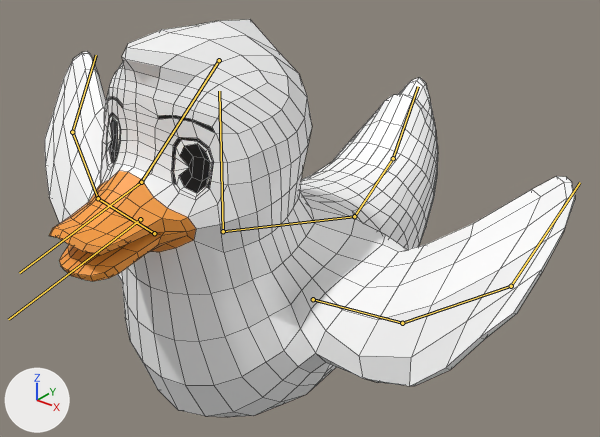
One commit to the FBX model QuackingAwesome/Assets/Animals/Duck.fbx: the scene before it, then after it.
The view is the same before and after, from a 50 mm camera at (0.541, -0.645, 0.506) aimed at (0.025, 0.0, 0.106). Arrows for +X, +Y and +Z are at lower left; the lights stay in place. Both versions are drawn at frame 10 of the action 'Quack'; the numbers are the values there. The bones that bend it are drawn over the model as lines. Mesh edges are drawn as thin lines.

The first picture shows 'Duck'.
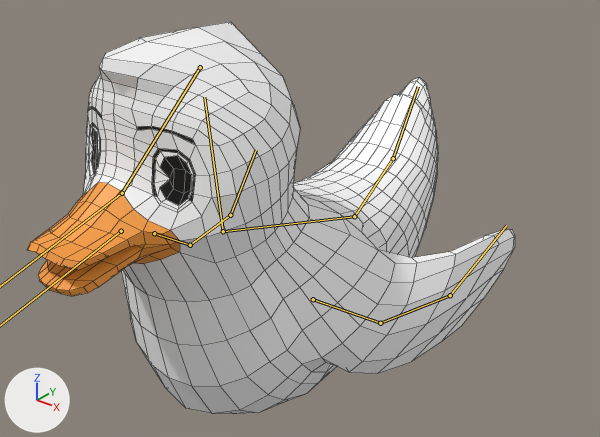
The change in detail:
Bone 'Neck' (bone_neck) turns from (0, 0, 0) to (8, 0, 0) degrees about its own x, y and z.
Bone 'MouthLower' (bone_mouthlower) moves from (0.0, 0.0, 0.0) to (0.0, 0.015, -0.014).
Bone 'MouthLower' (bone_mouthlower) turns from (14, 0, 0) to (7, 0, 0) degrees about its own x, y and z.
Bone 'Head' (bone_head) turns from (0, 0, 0) to (-7, 0, 0) degrees about its own x, y and z.
Bone 'UpperWing.L' (bone_upperwing_l) turns from (6, -3, -94) to (-2, 11, -17) degrees about its own x, y and z.
Bone 'LowerWing.L' (bone_lowerwing_l) turns from (1, 3, -10) to (1, 0, -5) degrees about its own x, y and z.
Bone 'LowerWing.L.001' (bone_lowerwing_l_001) turns from (0, 0, 0) to (1, -4, -6) degrees about its own x, y and z.
Bone 'UpperWing.R' (bone_upperwing_r) turns from (7, 2, 94) to (-2, -11, 17) degrees about its own x, y and z.
Bone 'LowerWing.R' (bone_lowerwing_r) turns from (1, -3, 10) to (1, 0, 5) degrees about its own x, y and z.
Bone 'LowerWing.R.001' (bone_lowerwing_r_001) turns from (0, 0, 0) to (1, 4, 6) degrees about its own x, y and z.

Boxes [x1, y1, x2, y2] around the edits, measured in the pictures (600 x 437 px):
'Duck', posed (8% narrower)
    before: [45, 19, 575, 417]
    after: [27, 22, 515, 414]
bone 'Neck', root to tip
    before: (223, 231) to (219, 91)
    after: (223, 231) to (204, 97)
bone 'Head', root to tip
    before: (219, 60) to (141, 182)
    after: (200, 67) to (122, 193)
bone 'UpperWing.L', root to tip
    before: (313, 299) to (402, 323)
    after: (313, 299) to (380, 323)
bone 'LowerWing.L', root to tip
    before: (402, 323) to (511, 286)
    after: (380, 323) to (450, 295)
bone 'LowerWing.L.001', root to tip
    before: (511, 286) to (580, 182)
    after: (450, 295) to (506, 225)
bone 'UpperWing.R', root to tip
    before: (154, 233) to (98, 198)
    after: (154, 233) to (190, 245)
bone 'LowerWing.R', root to tip
    before: (98, 198) to (72, 132)
    after: (190, 245) to (230, 215)
bone 'LowerWing.R.001', root to tip
    before: (72, 132) to (96, 55)
    after: (230, 215) to (256, 150)
